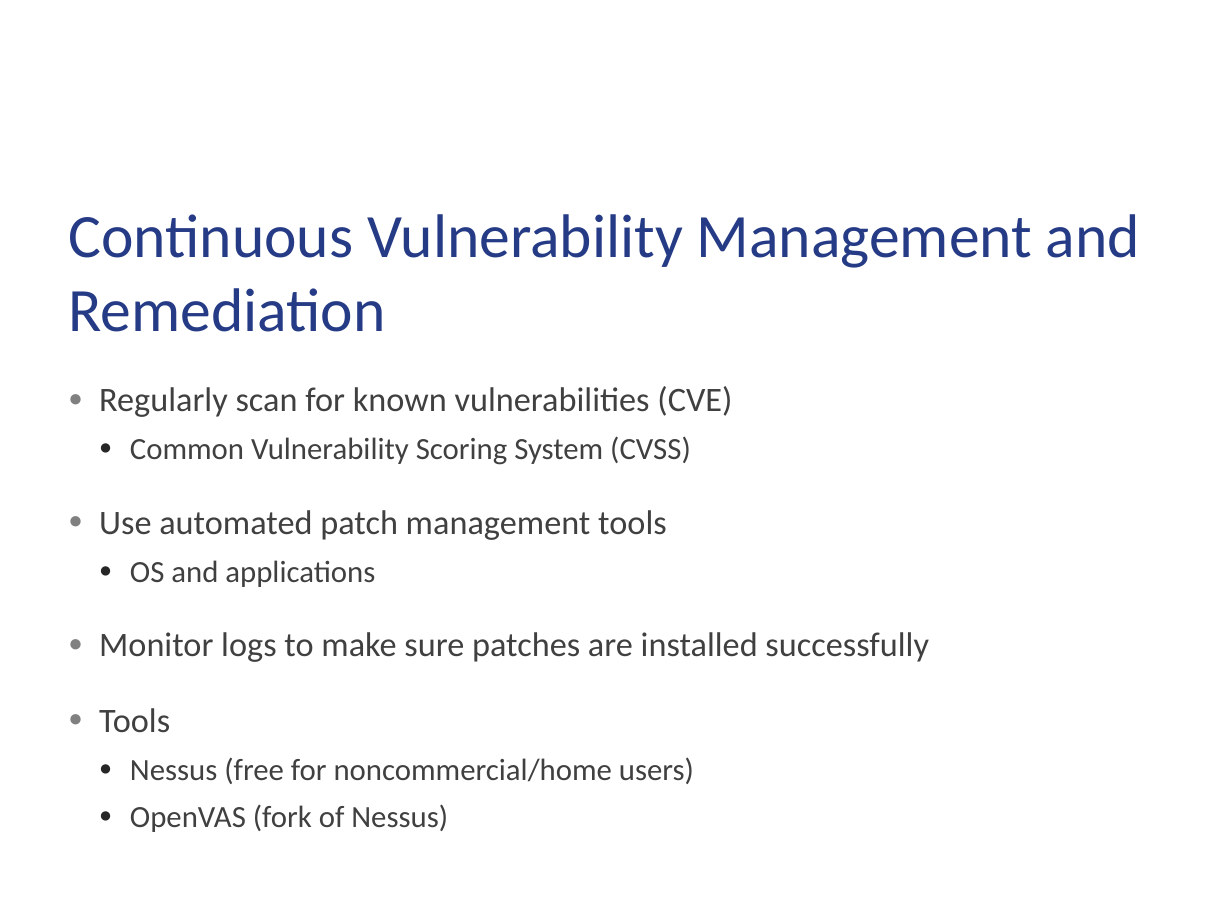
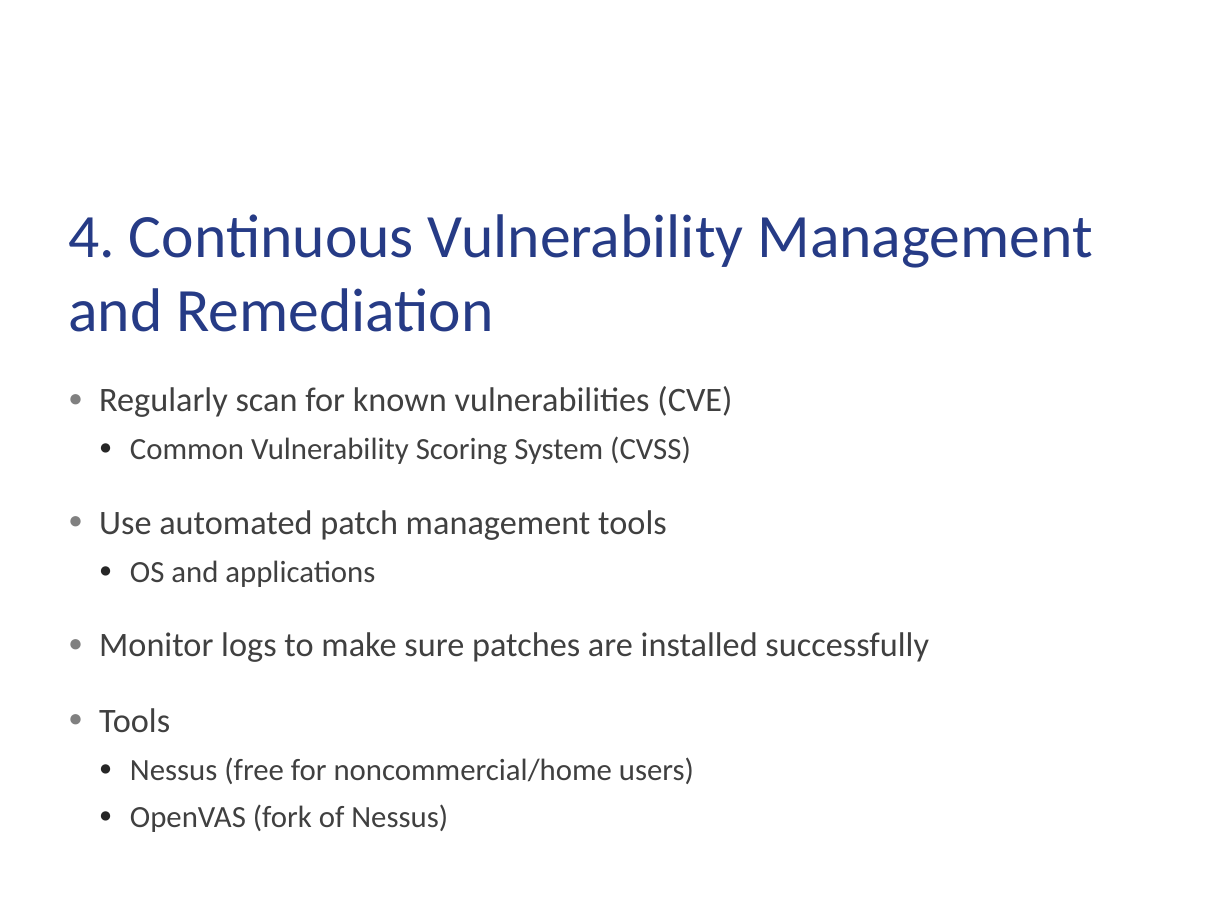
Before and after one commit to RayDavidson/presentations, a slide deck: slide 17 of 2015 Merit Security Summit.pptx (slide 16 before the commit). Drawn at 1232x924 pixels with LibreOffice and Linux fonts; fonts in the diff are those of the drawing; background and template pictures are left out. Boxes give left, top, right and bottom in pixels: in the first picture for what was removed or moved away, otherwise in the second. Text is boxed around its words. In the diff, an @@ line names an element or a change of style, - is before the commit and + after.

```diff
--- a/2015 Merit Security Summit.pptx
+++ b/2015 Merit Security Summit.pptx
@@ title at <box>68,214,1092,332</box>: text changed @@
-Continuous Vulnerability Management and Remediation
+4. Continuous Vulnerability Management and Remediation
```
Also in this commit, not shown: 13 other slides changed, 1 slide added.
